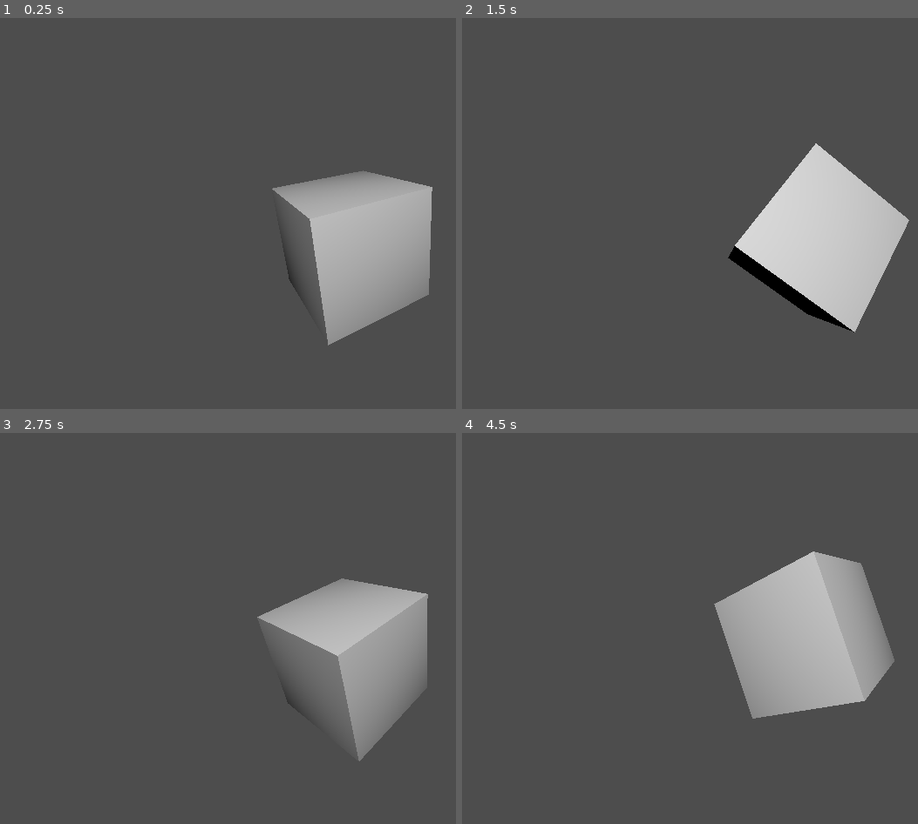
Above: before the commit, frames 1-4 (two rows, left to right).
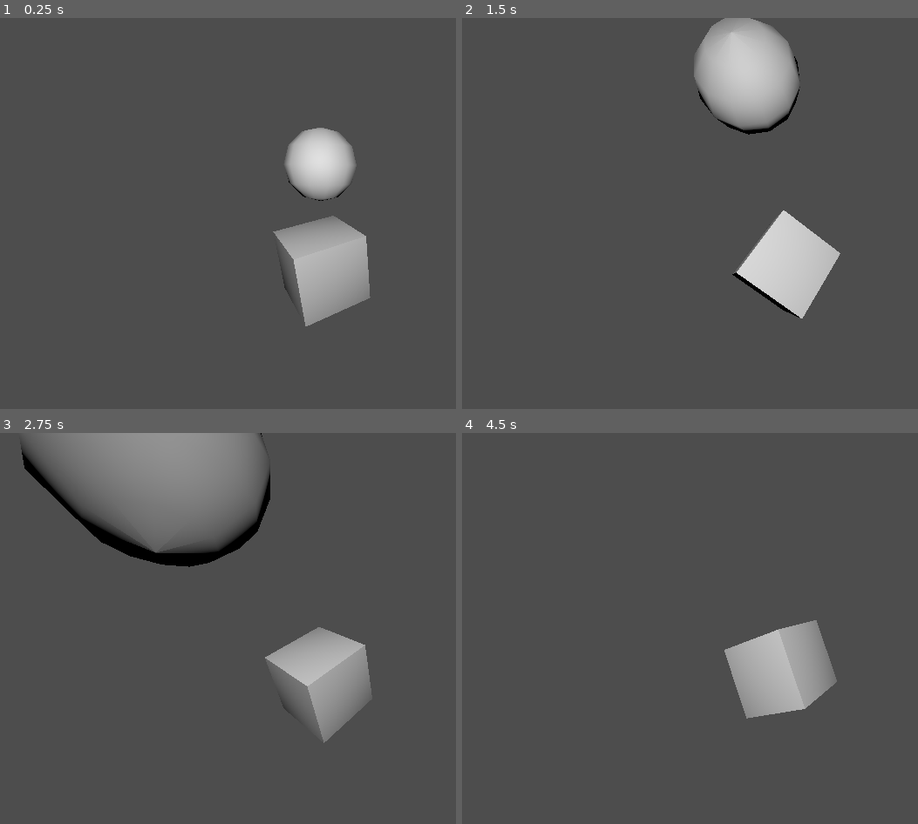
Above: after the commit, the same moments.

Repository: OliverLazar/game-of-life
Game: Godot game, scene res://Scenes/level_1.tscn
Two runs of this game, one before a commit and one after it. Both use one fixed random seed, a clock stepped at 60 frames per second and the inputs below.
Inputs:
- Up to frame 1 (0.25 s): no input
- Up to frame 2 (1.5 s): no input
- Up to frame 3 (2.75 s): no input
- Up to frame 4 (4.5 s): no input

The runs differ from the first frame. In frame 1, 11% of the frame differs, in the area x 59-95%, y 28-84%; in frame 2, 14%; in frame 3, 22%, in the area x 4-94%, y 0-84%; in frame 4, 8.8%.

Commit message:
BALL GETS BOINKED

Diff:
--- a/Scenes/level_1.tscn
+++ b/Scenes/level_1.tscn
@@ -1,18 +1,20 @@
-[gd_scene load_steps=3 format=3 uid="uid://e2scyq3pobbu"]
+[gd_scene load_steps=4 format=3 uid="uid://e2scyq3pobbu"]
 
 [ext_resource type="Script" path="res://Scripts/csg_box_3d.gd" id="1_gijdd"]
 
 [sub_resource type="BoxShape3D" id="BoxShape3D_lwl40"]
 
+[sub_resource type="SphereShape3D" id="SphereShape3D_kvlty"]
+
 [node name="Level1" type="Node3D"]
 
 [node name="Camera3D" type="Camera3D" parent="."]
-transform = Transform3D(0.958473, 0.034375, -0.283105, 0.0158861, 0.984732, 0.173351, 0.284741, -0.17065, 0.943293, -0.657785, 0.550049, 2.15291)
+transform = Transform3D(0.958473, 0.034375, -0.283105, 0.0158861, 0.984732, 0.173351, 0.284741, -0.17065, 0.943293, -0.657785, 1.30065, 3.53548)
 
 [node name="CharacterBody3D" type="CharacterBody3D" parent="."]
+script = ExtResource("1_gijdd")
 
 [node name="CSGBox3D" type="CSGBox3D" parent="CharacterBody3D"]
-script = ExtResource("1_gijdd")
 
 [node name="CollisionShape3D" type="CollisionShape3D" parent="CharacterBody3D"]
 shape = SubResource("BoxShape3D_lwl40")
@@ -20,3 +22,14 @@
 [node name="OmniLight3D" type="OmniLight3D" parent="."]
 transform = Transform3D(1, 0, 0, 0, 1, 0, 0, 0, 1, -0.778609, 1.95295, 3.33038)
 omni_attenuation = -1.038
+
+[node name="CSGSphere3D" type="RigidBody3D" parent="."]
+transform = Transform3D(1, 0, 0, 0, 1, 0, 0, 0, 1, 0, 1.20974, 0)
+gravity_scale = 0.135
+
+[node name="RigidBody3D" type="CSGSphere3D" parent="CSGSphere3D"]
+transform = Transform3D(1, 0, 0, 0, 1, 0, 0, 0, 1, 0, 0.171978, 0)
+
+[node name="CollisionShape3D" type="CollisionShape3D" parent="CSGSphere3D"]
+transform = Transform3D(1, 0, 0, 0, 1, 0, 0, 0, 1, 9.46522e-05, 0.172037, -0.0001266)
+shape = SubResource("SphereShape3D_kvlty")
--- a/Scripts/csg_box_3d.gd
+++ b/Scripts/csg_box_3d.gd
@@ -1,4 +1,4 @@
-extends CSGBox3D
+extends CharacterBody3D
 
 @export var speed: Vector3 = Vector3(25,50,40)
 var time: float = 0
